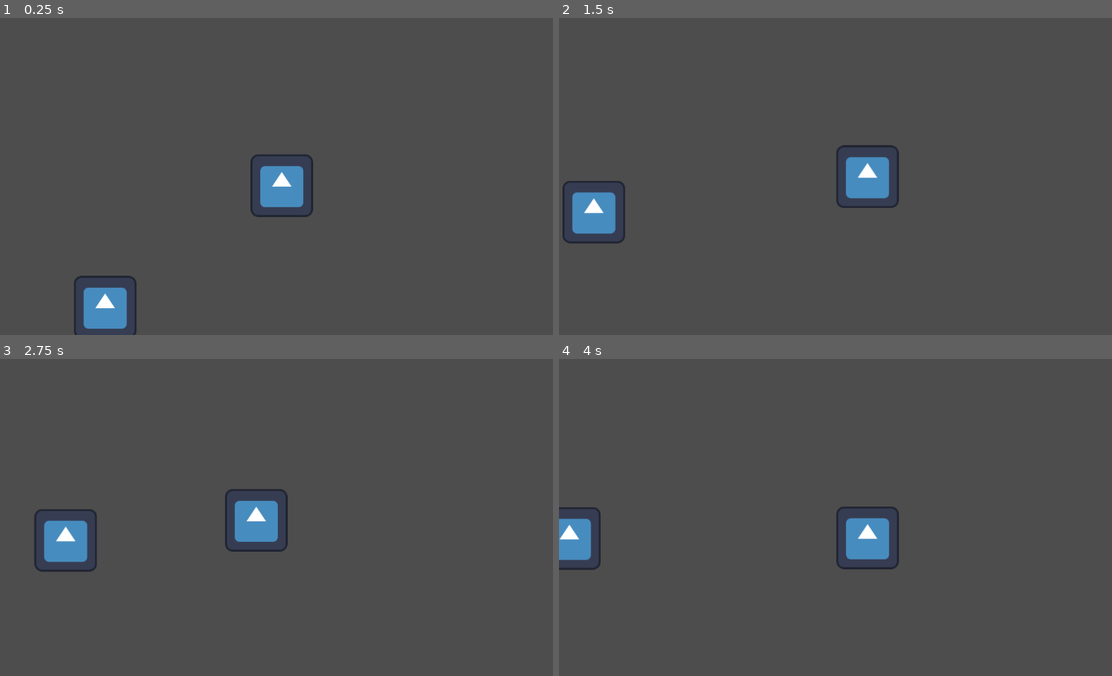
Above: before the commit, frames 1-4 (two rows, left to right).
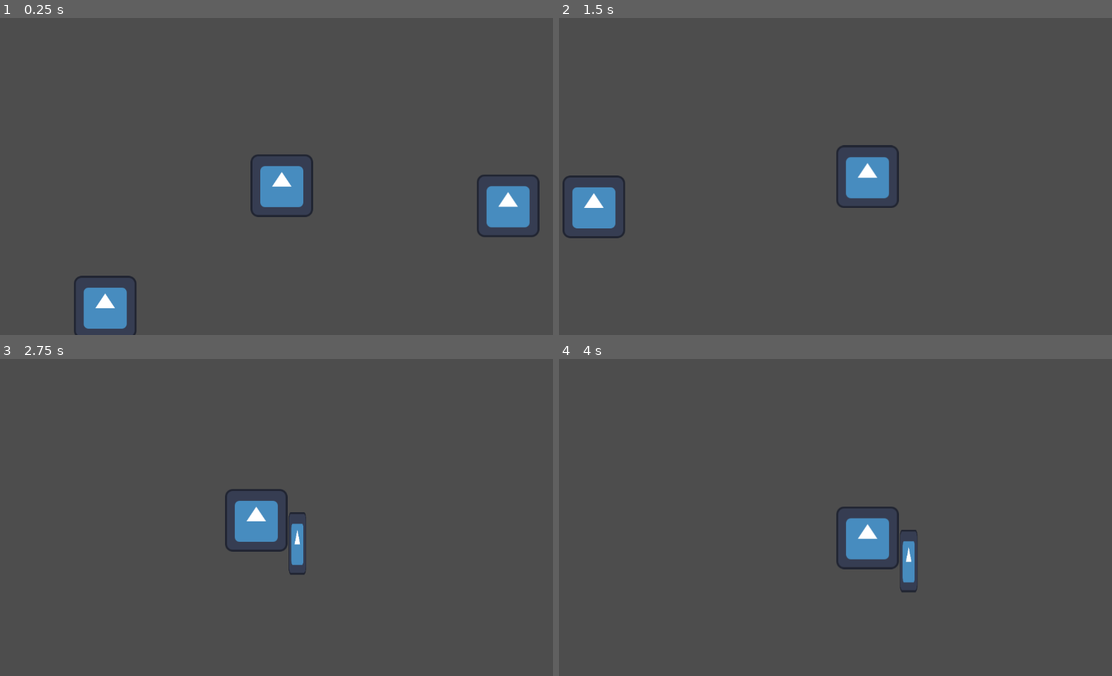
Above: after the commit, the same moments.

Repository: wizjineer/ugj-104-actual
Game: Godot game, scene res://scenes/main.tscn
Two runs of this game, one before a commit and one after it. Both use one fixed random seed, a clock stepped at 60 frames per second and the inputs below. The engine's default icon, where the game draws it, is replaced by a stand-in: a white triangle on a blue panel in a dark square.
Inputs (mouse positions are in pixels of both pictures, inside the frame that each line leads up to):
- Up to frame 1 (0.25 s): no input
- Up to frame 2 (1.5 s): move the mouse to (962, 160) at 0.52 s; press the mouse at (962, 160) at 0.53 s; hold D (right) from 0.53 s (still down); tap Space (jump) at 0.77, 0.8, 1.07, 1.35 s; move the mouse to (730, 192) at 1.27 s; release the mouse at (730, 192) at 1.28 s
- Up to frame 3 (2.75 s): tap Space (jump) at 1.52, 1.82, 2.3 s; click (171, 533) at 1.55 s; move the mouse to (337, 447) at 2.02 s; release D (right) at 2.03 s; press the mouse at (337, 447) at 2.03 s; hold A (left) from 2.03 s (still down)
- Up to frame 4 (4 s): move the mouse to (813, 580) at 2.77 s; release A (left) at 2.78 s; release the mouse at (813, 580) at 2.78 s; hold D (right) from 2.78 s (still down); click (813, 580) at 2.85 s; tap Space (jump) at 3.02, 3.32, 3.6, 3.77 s; move the mouse to (1012, 565) at 3.52 s

The runs differ from the first frame. In frame 1, 1.3% of the frame differs, in the area x 86-98%, y 49-70%; in frame 2, 0.7%; in frame 3, 1.7%, in the area x 6-56%, y 47-69%; in frame 4, 1.3%.

Commit message:
combat kinda

Diff:
--- a/project.godot
+++ b/project.godot
@@ -14,6 +14,10 @@
 run/main_scene="res://scenes/main.tscn"
 config/features=PackedStringArray("4.3", "Mobile")
 config/icon="res://icon.svg"
+
+[global_group]
+
+enemies=""
 
 [input]
 
@@ -37,6 +41,11 @@
 "events": [Object(InputEventKey,"resource_local_to_scene":false,"resource_name":"","device":-1,"window_id":0,"alt_press …(192 unchanged characters)…
 ]
 }
+attack={
+"deadzone": 0.5,
+"events": [Object(InputEventMouseButton,"resource_local_to_scene":false,"resource_name":"","device":-1,"window_id":0,"alt_pressed":false,"shift_pressed":false,"ctrl_pressed":false,"meta_pressed":false,"button_mask":1,"position":Vector2(129, 19),"global_position":Vector2(138, 65),"factor":1.0,"button_index":1,"canceled":false,"pressed":true,"double_click":false,"script":null)
+]
+}
 
 [rendering]
 
--- a/recources/crawler.tres
+++ b/recources/crawler.tres
@@ -6,5 +6,5 @@
 [resource]
 script = ExtResource("1_0qsh7")
 texture = ExtResource("2_uvvis")
-health = 5
+health = 1
 dammadge = 1
--- a/scenes/crawler.gd
+++ /dev/null
@@ -1,56 +0,0 @@
-extends Enemy
-
-var snap_distance = 1  # Distance for snapping to the wall
-var Velocity = Vector2()  # Velocity of the enemy
-var move_direction = -1  # Start moving down by default
-var ignore = false
-var rotation_speed = 5  # Speed at which the enemy rotates (for smooth transition)
-@onready var raycast = $RayCast2D  # Raycast to detect walls
-
-
-func _direction_change():
-	if is_on_wall():
-		crawl()  # Crawl when on a wall
-
-	if is_on_floor():
-		rotation_degrees = 0  # Reset rotation to 0 when on the floor
-
-	if !raycast.is_colliding() and !is_on_wall():
-		# If raycast detects nothing and no.
-		#t on a wall, crawl downwards
-		move_direction = -1
-		rotate_enemy(Vector2.DOWN)  # Rotate to face downward
-		crawl()
-
-func crawl():
-	ignore = true
-	# Check for wall or ceiling collision and adjust direction
-	if is_on_ceiling() and move_direction == -1:
-		# If it's moving down and hits the ceiling, switch to moving up
-		move_direction = 1
-		rotate_enemy(Vector2.UP)  # Rotate to face upwards
-	elif is_on_floor() and move_direction == 1:
-		# If it's moving up and hits the floor (bottom), switch to moving down
-		move_direction = -1
-		rotate_enemy(Vector2.DOWN)  # Rotate to face downwards
-
-	# Apply velocity based on the direction
-	velocity.y = move_direction * 10
-
-	# Move the enemy using move_and_slide (this handles smooth movement and collisions)
-	move_and_collide(velocity)  # Vector2.UP ensures gravity is applied correctly
-
-	# Ensure the enemy is snapped to the grid after movement
-	var snap_position = get_snap_position()
-	position = snap_position  # Apply the snapping after movement
-
-func get_snap_position():
-	# This function calculates the snap position based on the wall's current position
-	var snap_pos = position
-	snap_pos.y = round(snap_pos.y / snap_distance) * snap_distance  # Snap to grid
-	return snap_pos
-
-func rotate_enemy(target_direction: Vector2):
-	# Smooth rotation towards the target direction
-	var target_angle = target_direction.angle()
-	rotation = lerp_angle(rotation, target_angle, rotation_speed * get_process_delta_time())
--- a/scenes/crawler.tscn
+++ b/scenes/crawler.tscn
@@ -1,6 +1,6 @@
 [gd_scene load_steps=4 format=3 uid="uid://bbo3in8w2wwqp"]
 
-[ext_resource type="Script" path="res://scenes/crawler.gd" id="1_vsyoy"]
+[ext_resource type="Script" path="res://scripts/crawler.gd" id="1_vsyoy"]
 [ext_resource type="Resource" uid="uid://1286npfngbs5" path="res://recources/crawler.tres" id="2_87qxe"]
 
 [sub_resource type="RectangleShape2D" id="RectangleShape2D_28syc"]
@@ -19,3 +19,9 @@
 [node name="CollisionShape2D" type="CollisionShape2D" parent="."]
 position = Vector2(1.5, 1.5)
 shape = SubResource("RectangleShape2D_28syc")
+
+[node name="left" type="RayCast2D" parent="."]
+target_position = Vector2(-164, -1)
+
+[node name="right" type="RayCast2D" parent="." groups=["enemies"]]
+target_position = Vector2(182, 0)
--- a/scenes/enemy.tscn
+++ b/scenes/enemy.tscn
@@ -6,7 +6,7 @@
 [sub_resource type="RectangleShape2D" id="RectangleShape2D_pg112"]
 size = Vector2(130, 120)
 
-[node name="enemy" type="CharacterBody2D"]
+[node name="enemy" type="CharacterBody2D" groups=["enemies"]]
 script = ExtResource("1_fp3wx")
 resource = ExtResource("2_b86tc")
 
@@ -19,3 +19,8 @@
 [node name="RayCast2D" type="RayCast2D" parent="."]
 position = Vector2(78, -27)
 target_position = Vector2(0, 155)
+
+[node name="imunity_timer" type="Timer" parent="."]
+wait_time = 0.2
+
+[connection signal="timeout" from="imunity_timer" to="." method="_on_imunity_timer_timeout"]
--- a/scenes/main.tscn
+++ b/scenes/main.tscn
@@ -1,9 +1,13 @@
-[gd_scene load_steps=3 format=3 uid="uid://barvx0f27x1o2"]
+[gd_scene load_steps=4 format=3 uid="uid://barvx0f27x1o2"]
 
+[ext_resource type="PackedScene" uid="uid://biqwql2rti2gx" path="res://scenes/enemy.tscn" id="1_1idks"]
 [ext_resource type="PackedScene" uid="uid://dc3tdaeyvu500" path="res://scenes/player.tscn" id="1_15uyn"]
 [ext_resource type="PackedScene" uid="uid://bbo3in8w2wwqp" path="res://scenes/crawler.tscn" id="1_ywc11"]
 
 [node name="main" type="Node2D"]
+
+[node name="enemy" parent="." instance=ExtResource("1_1idks")]
+position = Vector2(1909, -249)
 
 [node name="player" parent="." instance=ExtResource("1_15uyn")]
 position = Vector2(1425, -261)
--- a/scenes/player.tscn
+++ b/scenes/player.tscn
@@ -1,10 +1,74 @@
-[gd_scene load_steps=4 format=3 uid="uid://dc3tdaeyvu500"]
+[gd_scene load_steps=9 format=3 uid="uid://dc3tdaeyvu500"]
 
 [ext_resource type="Script" path="res://scripts/player.gd" id="1_0pnjp"]
 [ext_resource type="Texture2D" uid="uid://d2sytqm4qohh1" path="res://icon.svg" id="1_2lefj"]
+[ext_resource type="Script" path="res://scripts/area_2d.gd" id="3_5qym2"]
 
 [sub_resource type="RectangleShape2D" id="RectangleShape2D_hnaip"]
 size = Vector2(125, 127)
+
+[sub_resource type="RectangleShape2D" id="RectangleShape2D_kqdah"]
+size = Vector2(38, 129)
+
+[sub_resource type="Animation" id="Animation_4nqu4"]
+resource_name = "new_animation"
+tracks/0/type = "value"
+tracks/0/imported = false
+tracks/0/enabled = true
+tracks/0/path = NodePath("Icon:visible")
+tracks/0/interp = 1
+tracks/0/loop_wrap = true
+tracks/0/keys = {
+"times": PackedFloat32Array(0, 1),
+"transitions": PackedFloat32Array(1, 1),
+"update": 1,
+"values": [false, true]
+}
+tracks/1/type = "value"
+tracks/1/imported = false
+tracks/1/enabled = true
+tracks/1/path = NodePath("Icon:position")
+tracks/1/interp = 1
+tracks/1/loop_wrap = true
+tracks/1/keys = {
+"times": PackedFloat32Array(0, 1),
+"transitions": PackedFloat32Array(1, 1),
+"update": 0,
+"values": [Vector2(81, -70), Vector2(84, 47)]
+}
+
+[sub_resource type="Animation" id="Animation_1cuac"]
+length = 0.001
+tracks/0/type = "value"
+tracks/0/imported = false
+tracks/0/enabled = true
+tracks/0/path = NodePath("Icon:visible")
+tracks/0/interp = 1
+tracks/0/loop_wrap = true
+tracks/0/keys = {
+"times": PackedFloat32Array(0),
+"transitions": PackedFloat32Array(1),
+"update": 1,
+"values": [false]
+}
+tracks/1/type = "value"
+tracks/1/imported = false
+tracks/1/enabled = true
+tracks/1/path = NodePath("Icon:position")
+tracks/1/interp = 1
+tracks/1/loop_wrap = true
+tracks/1/keys = {
+"times": PackedFloat32Array(0),
+"transitions": PackedFloat32Array(1),
+"update": 0,
+"values": [Vector2(81, -70)]
+}
+
+[sub_resource type="AnimationLibrary" id="AnimationLibrary_rxtep"]
+_data = {
+"RESET": SubResource("Animation_1cuac"),
+"new_animation": SubResource("Animation_4nqu4")
+}
 
 [node name="player" type="CharacterBody2D"]
 script = ExtResource("1_0pnjp")
@@ -20,11 +84,32 @@
 position_smoothing_enabled = true
 rotation_smoothing_enabled = true
 
-[node name="dash_timer" type="Timer" parent="."]
+[node name="attack_durashan" type="Timer" parent="."]
 wait_time = 0.2
 
-[node name="dash_cooldown" type="Timer" parent="."]
+[node name="attack_cooldown" type="Timer" parent="."]
 wait_time = 5.0
 
-[connection signal="timeout" from="dash_timer" to="." method="_on_dash_timer_timeout"]
-[connection signal="timeout" from="dash_cooldown" to="." method="_on_dash_cooldown_timeout"]
+[node name="Area2D" type="Area2D" parent="."]
+script = ExtResource("3_5qym2")
+
+[node name="CollisionShape2D" type="CollisionShape2D" parent="Area2D"]
+position = Vector2(83, 1.5)
+shape = SubResource("RectangleShape2D_kqdah")
+
+[node name="AnimationPlayer" type="AnimationPlayer" parent="."]
+libraries = {
+"": SubResource("AnimationLibrary_rxtep")
+}
+
+[node name="Icon" type="Sprite2D" parent="."]
+visible = false
+position = Vector2(81, -70)
+scale = Vector2(0.28125, 1)
+texture = ExtResource("1_2lefj")
+
+[connection signal="timeout" from="attack_durashan" to="." method="_on_dash_timer_timeout"]
+[connection signal="timeout" from="attack_cooldown" to="." method="_on_dash_cooldown_timeout"]
+[connection signal="timeout" from="attack_cooldown" to="." method="_on_attack_cooldown_timeout"]
+[connection signal="body_entered" from="Area2D" to="." method="_on_area_2d_body_entered"]
+[connection signal="body_exited" from="Area2D" to="." method="_on_area_2d_body_exited"]
--- /dev/null
+++ b/scripts/area_2d.gd
@@ -0,0 +1,23 @@
+extends Area2D
+
+@onready var sprite = $Sprite  # Assuming you have a Sprite node as a child
+
+func _process(delta: float) -> void:
+	# Get the mouse position in global coordinates
+	var mouse_pos = get_global_mouse_position()
+
+	# Get the direction vector from the Area2D to the mouse position
+	var direction = mouse_pos - global_position
+
+	# Calculate the angle to the mouse position
+	var angle_to_mouse = direction.angle()
+
+	# Set the rotation to face the mouse (inverted to make it face correctly)
+	rotation = angle_to_mouse  # Correct the angle inversion by inverting it
+
+	# Check if sprite needs to be flipped based on rotation
+	# If the angle is greater than 90 degrees or less than -90 degrees, flip the sprite
+	#if (rotation > deg_to_rad(90) or rotation < deg_to_rad(-90)):
+		#scale.x = -1  # Flip sprite horizontally
+	#else:
+		#scale.x = 1  # Face forward (not flipped)
--- /dev/null
+++ b/scripts/crawler.gd
@@ -0,0 +1,99 @@
+extends Enemy
+
+var snap_distance = 1  # Distance for snapping to the grid
+var move_direction = -1  # Start moving down by default
+var ignore = false
+var rotation_speed = 5  # Speed at which the enemy rotates (for smooth transition)
+@onready var raycast = $RayCast2D  # Raycast to detect walls
+var grav_dir = "y"  # Gravity direction (y-axis by default)
+var grav_direction = 1  # Direction of gravity (1 for downward or rightward, -1 for upward or leftward)
+
+@onready var left_raycast = $left  # Raycast to detect left wall
+@onready var right_raycast = $right  # Raycast to detect right wall
+
+func _direction_change():
+	if is_on_wall():
+		crawl()  # Crawl when on a wall
+
+	if is_on_floor():
+		rotation_degrees = 0  # Reset rotation to 0 when on the floor
+		velocity.x = 0
+
+	if !raycast.is_colliding() and !is_on_wall() and !is_on_floor():
+		# Rotate downward and crawl downwards when there's nothing below
+		move_direction = -1
+		crawl()
+
+func crawl():
+	ignore = true
+	velocity.x = 0  # Stop horizontal movement
+
+	if is_on_ceiling() and move_direction == -1:
+		# Switch to moving up when hitting the ceiling
+		move_direction = 1
+		rotate_enemy(Vector2.UP)
+	elif is_on_floor() and move_direction == 1:
+		# Switch to moving down when hitting the floor
+		move_direction = -1
+		rotate_enemy(Vector2.DOWN)
+
+	# Check if the enemy is on a wall
+	if is_on_wall():
+		# If on a wall, try to stick to the surface
+		velocity = Vector2(0, move_direction * 10)
+	velocity.x = 0
+	move_and_collide(velocity)
+
+	# Snap the enemy to the grid
+	position = get_snap_position()
+
+func get_snap_position():
+	var snap_pos = position
+	snap_pos.x = round(snap_pos.x / snap_distance) * snap_distance  # Snap horizontally
+	snap_pos.y = round(snap_pos.y / snap_distance) * snap_distance  # Snap vertically
+	return snap_pos
+
+func rotate_enemy(target_direction: Vector2):
+	# Rotate smoothly towards the target direction
+	var target_angle = target_direction.angle()
+	rotation = lerp_angle(rotation, target_angle, rotation_speed * get_process_delta_time())
+
+func gravity_func():
+	# Default gravity behavior when not on the wall or ceiling
+	if not is_on_floor() and not is_on_ceiling() and not is_on_wall():
+		if grav_dir == "y":
+			velocity.y += lerp(velocity.y, grav_direction * gravity * get_process_delta_time(), 0.6)
+
+	# If on a wall, gravity applies to the x-axis
+	if is_on_wall():
+		if left_raycast.is_colliding():
+			# Gravity pulls left when on the left wall
+			grav_dir = "x"
+			grav_direction = -1  # Gravity pulls to the left
+			velocity.x += lerp(velocity.x, grav_direction * gravity * get_process_delta_time(), 0.6)
+		elif right_raycast.is_colliding():
+			# Gravity pulls right when on the right wall
+			grav_dir = "x"
+			grav_direction = 1  # Gravity pulls to the right
+			velocity.x += lerp(velocity.x, grav_direction * gravity * get_process_delta_time(), 0.6)
+
+	# Handle gravity when on the ceiling (pulling upward)
+	if is_on_ceiling():
+		grav_dir = "y"
+		grav_direction = -1  # Gravity pulls upward
+		velocity.y += lerp(velocity.y, grav_direction * gravity * get_process_delta_time(), 0.6)
+
+	# Handle gravity when on the floor (pulling downward)
+	if is_on_floor():
+		grav_dir = "y"
+		grav_direction = 1  # Gravity pulls downward
+		velocity.y += lerp(velocity.y, grav_direction * gravity * get_process_delta_time(), 0.6)
+
+	# Ensure velocity isn't drifting away unnecessarily after transitions
+	if is_on_wall() and not (left_raycast.is_colliding() or right_raycast.is_colliding()):
+		# When transitioning off the wall, stop horizontal movement
+		velocity.x = 0
+
+	if is_on_floor() or is_on_ceiling():
+		# Stop horizontal velocity when the player is on the floor or ceiling
+		velocity.x = 0
--- a/scripts/enemy.gd
+++ b/scripts/enemy.gd
@@ -10,6 +10,7 @@
 @onready var sprite = $Sprite2D
 var health: int
 var damage: int
+var attacked = false
 
 func _ready() -> void:
 	sprite.texture = resource.texture
@@ -18,8 +19,7 @@
 
 func _physics_process(delta: float) -> void:
 	# Apply gravity if not on the floor
-	if not is_on_floor():
-		velocity.y += lerp(velocity.y, gravity * delta, 0.6)
+	gravity_func()
 
 	# Set horizontal movement
 	velocity.x = direction * speed
@@ -29,6 +29,7 @@
 
 	# Check if hitting a wall or leaving the platform
 	_direction_change()
+
 
 func update_raycast_position():
 	# Update the cast_to property of RayCast2D to match the direction
@@ -46,3 +47,11 @@
 
 func _die() -> void:
 	queue_free()
+
+func gravity_func():
+	if not is_on_floor() and not is_on_wall() and not is_on_ceiling():
+		velocity.y += lerp(velocity.y, gravity * get_process_delta_time(), 0.6)
+
+
+func _on_imunity_timer_timeout() -> void:
+	attacked = false
--- a/scripts/player.gd
+++ b/scripts/player.gd
@@ -8,6 +8,17 @@
 var dashing = false
 var can_dash = true
 @export var health: int
+var attacking = false
+var cooldown = false
+var attack = false
+
+func _input(event: InputEvent) -> void:
+	if Input.is_action_pressed("attack"):
+		attacking = true
+		cooldown = true
+		$AnimationPlayer.play("new_animation")
+		$attack_cooldown.start()
+		$attack_durashan.start()
 
 
 func _physics_process(delta: float) -> void:
@@ -18,7 +29,7 @@
 		has_double_jumped = false
 
 	# Handle jump.
-	if Input.is_action_just_released("jump") && velocity.y < 0:
+	if Input.is_action_just_released("jump") and velocity.y < 0:
 		velocity.y = lerp(velocity.y, 0.0, 0.6)
 	if Input.is_action_just_pressed("jump"):
 		if is_on_floor():
@@ -28,22 +39,23 @@
 			has_double_jumped = true
 
 	# Get the input direction and handle the movement/deceleration.
-	# As good practice, you should replace UI actions with custom gameplay actions.
 	var direction := Input.get_axis("left", "right")
 	if direction:
 		velocity.x = direction * SPEED
 	else:
 		velocity.x = move_toward(velocity.x, 0, SPEED)
 
-	move_and_slide()
+	# Flip the character based on movement direction
 
 
-func _on_dash_timer_timeout() -> void:
-	dashing = false # Replace with function body.
+	move_and_slide()
+	var overlaping_bodies = $Area2D.get_overlapping_bodies()
+
+	for body in overlaping_bodies:
+		if body.is_in_group("enemies"):
+			body.take_damage(2)
 
 
-func _on_dash_cooldown_timeout() -> void:
-	can_dash = true # Replace with function body.
 
-func dammadge(dammadge: int):
-	health -= dammadge
+func _on_area_2d_body_exited(body: Node2D) -> void:
+	attack = false
